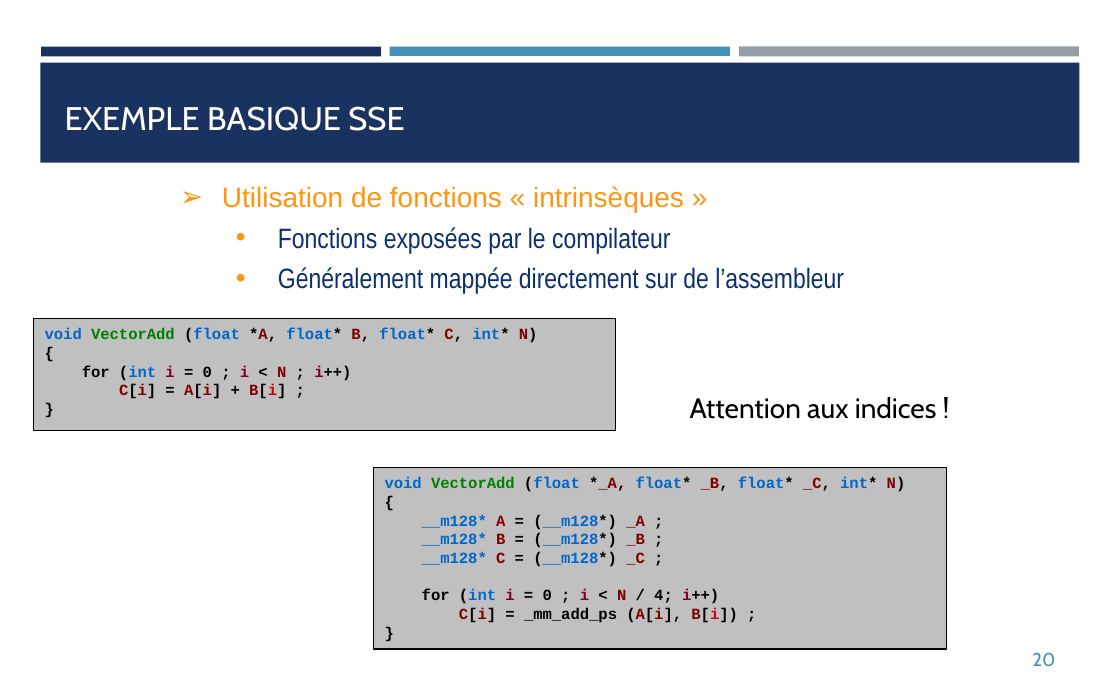
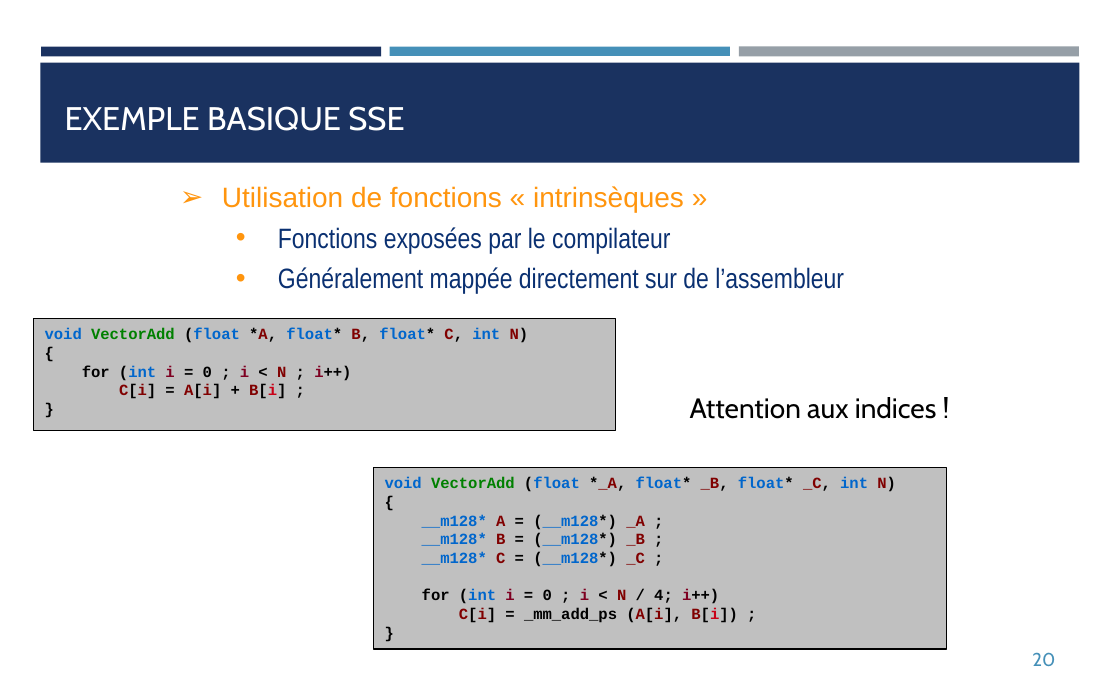
Before and after one commit to franckginguene/hpc_formation_scalian, a slide deck: slide 20 of Diapos/HPC_SIMD.pptx. Drawn at 1120x700 pixels with LibreOffice and Linux fonts; fonts in the diff are those of the drawing. Boxes give left, top, right and bottom in pixels: in the first picture for what was removed or moved away, otherwise in the second. Text is boxed around its words. In the diff, an @@ line names an element or a change of style, - is before the commit and + after.

```diff
--- a/Diapos/HPC_SIMD.pptx
+++ b/Diapos/HPC_SIMD.pptx
@@ text in freeform shape at (x1=45, y1=328, x2=529, y2=343): text changed @@
-void VectorAdd (float *A, float* B, float* C, int* N)
+void VectorAdd (float *A, float* B, float* C, int N)
@@ text in freeform shape at (x1=385, y1=477, x2=896, y2=492): text changed @@
-void VectorAdd (float *_A, float* _B, float* _C, int* N)
+void VectorAdd (float *_A, float* _B, float* _C, int N)
```
Also in this commit, not shown: 1 other file.
